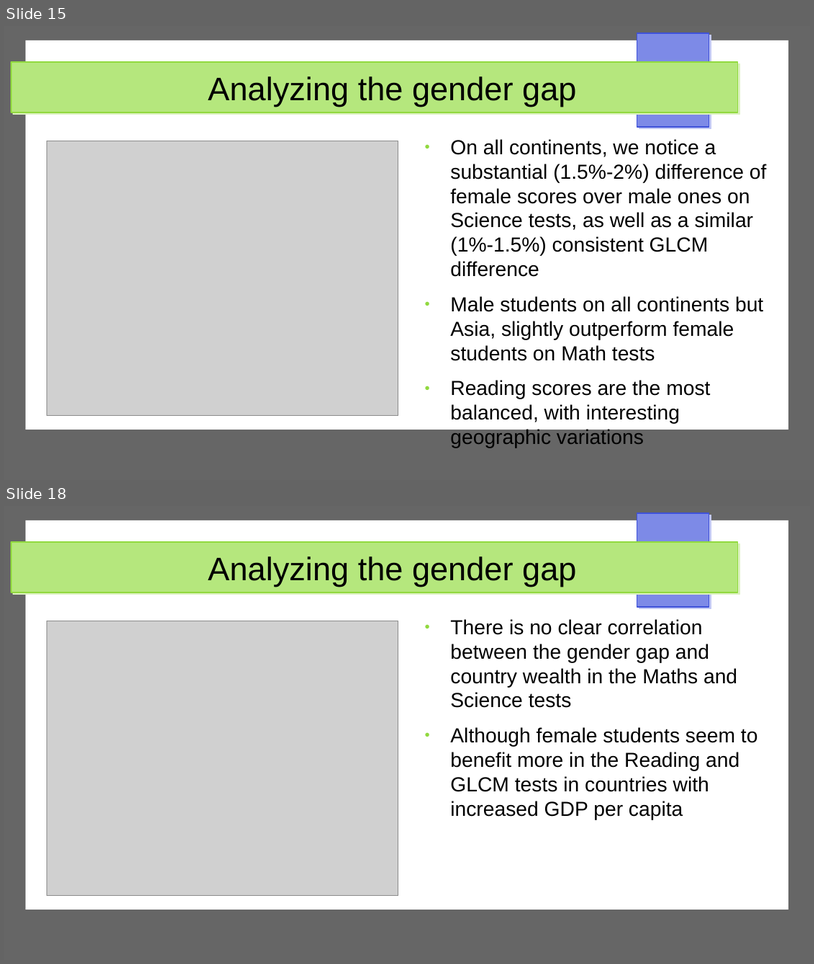
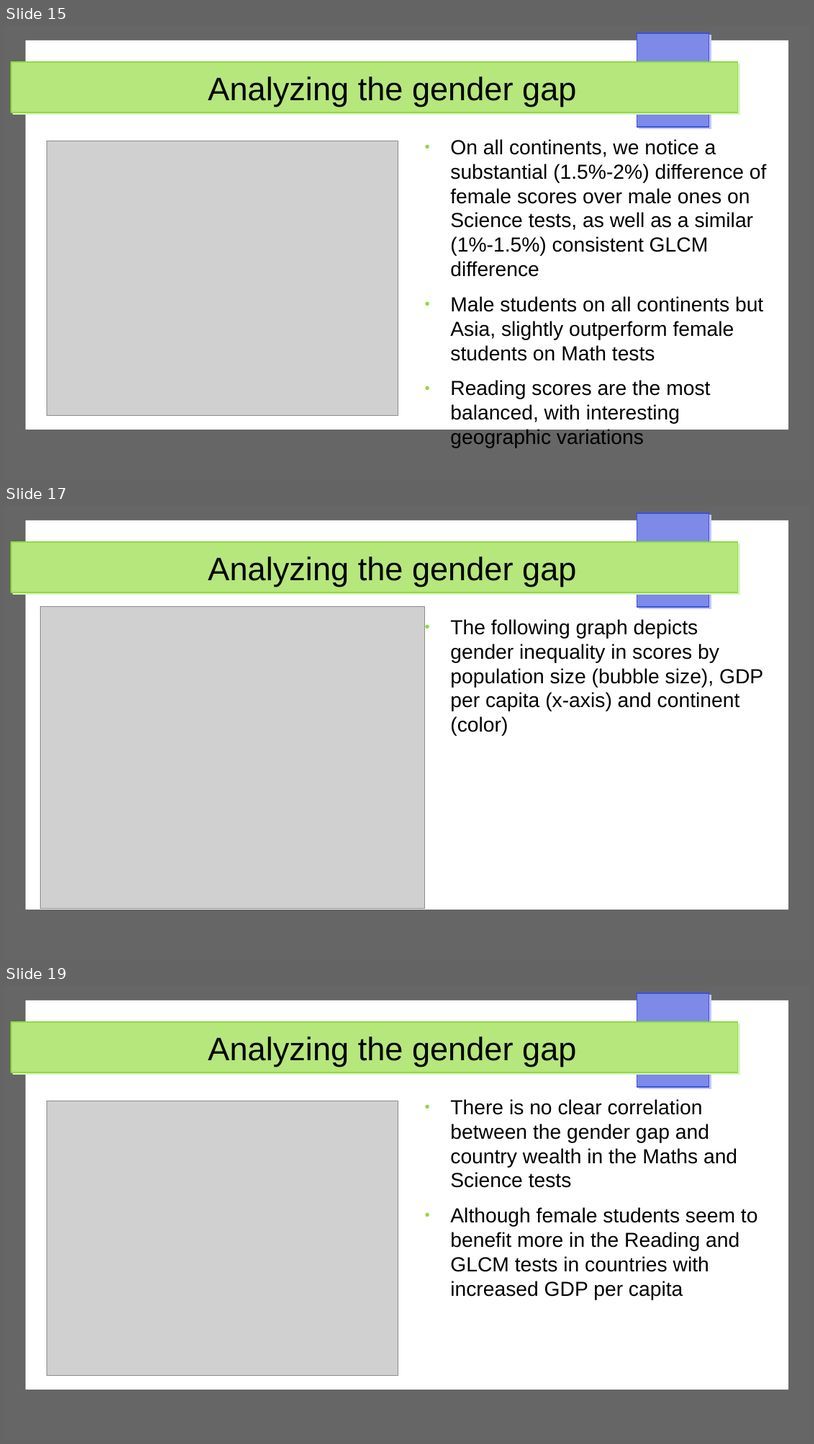
Before and after one commit to dimits-ts/visualization-assignments, a slide deck: presentation-static.odp. Shown one above the other, each under a label of ours: slides 15 and 18 before the commit, slides 15, 17 and 19 after it; the slides between them are not shown. The pictures are 814x964 and 814x1444 pixels, drawn with LibreOffice and Linux fonts; fonts in the diff are those of the drawing; grey boxes stand for pictures. Boxes give left, top, right and bottom in pixels: in the first picture for what was removed or moved away, otherwise in the second. Text is boxed around its words. In the diff, an @@ line names an element or a change of style, - is before the commit and + after.

```diff
--- a/presentation-static.odp
+++ b/presentation-static.odp
@@ slide 17 added at box(4, 506, 810, 960), background #FFFFFF; not listed: 4 template elements that a slide beside it also shows @@
@@ title added at box(208, 556, 576, 586), 32 pt, text #000000 @@
+Analyzing the gender gap
@@ picture added at box(41, 607, 424, 908) @@
@@ text added at box(450, 619, 764, 736), 20 pt, text #000000 @@
+● The following graph depicts gender inequality in scores by population size (bubble size), GDP per capita (x-axis) and continent (color)
@@ what was slide 18 is now slide 19 @@
```
Also in this commit, not shown: 4 slides changed.
